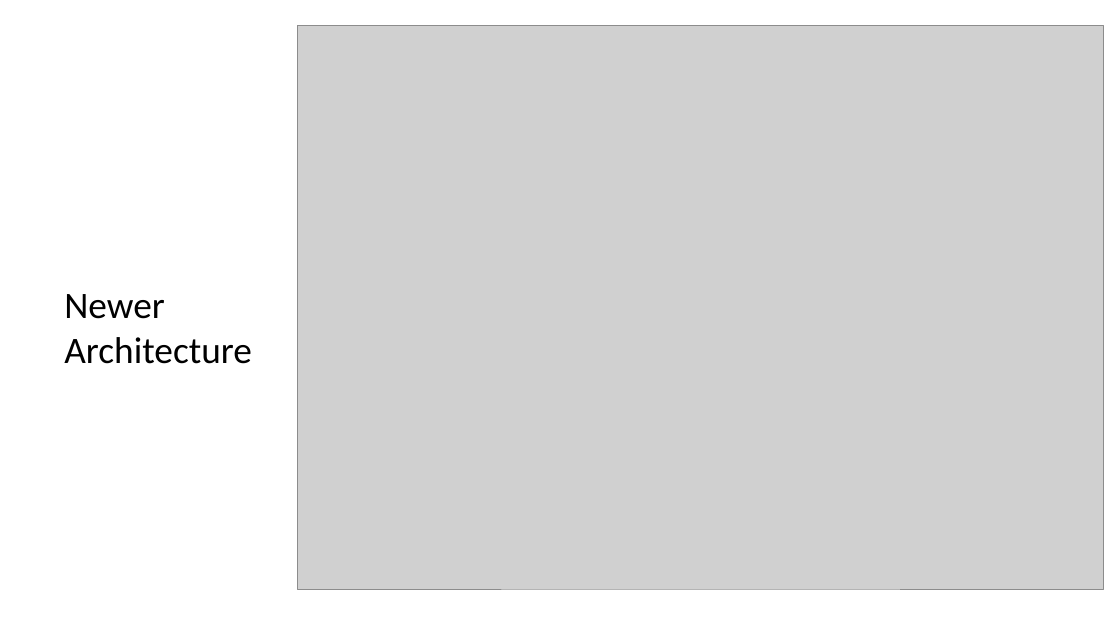
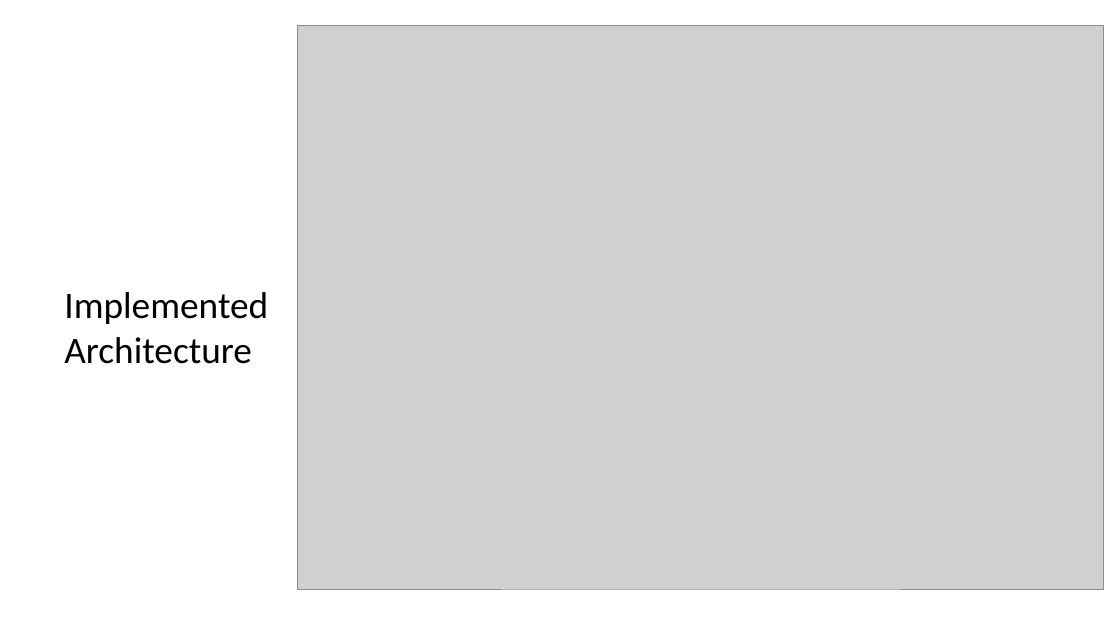
Before and after one commit to pesumca/vibhaag, a slide deck: slide 5 of docs/second_presentation/Vibhaag - Second Presentation.pptx (slide 4 before the commit). Drawn at 1120x630 pixels with LibreOffice and Linux fonts; fonts in the diff are those of the drawing; grey boxes stand for pictures. Boxes give left, top, right and bottom in pixels: in the first picture for what was removed or moved away, otherwise in the second. Text is boxed around its words. In the diff, an @@ line names an element or a change of style, - is before the commit and + after.

```diff
--- a/docs/second_presentation/Vibhaag - Second Presentation.pptx
+++ b/docs/second_presentation/Vibhaag - Second Presentation.pptx
@@ text at (64, 292, 268, 324): text changed @@
-Newer
+Implemented
```
Also in this commit, not shown: 3 other slides changed, 4 slides added, 1 slide removed, 2 other files.
